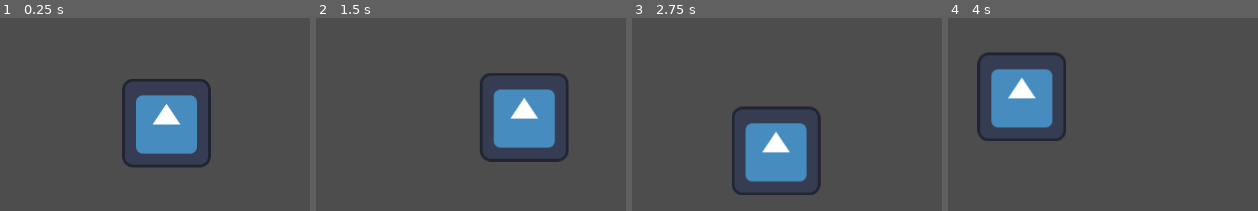
Above: before the commit, frames 1-4 (left to right).
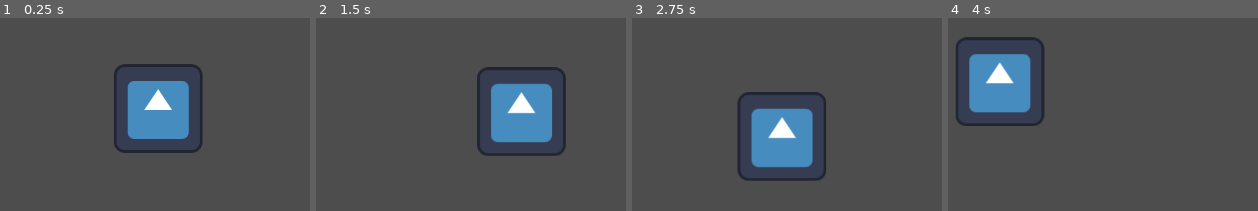
Above: after the commit, the same moments.

Repository: Bloopskidoodle/beegame
Game: Godot game, scene res://Test_Game.tscn
Same seed, same stepped clock (60 frames per second), same inputs: the game is played once before the commit and once after it. The engine's default icon, where the game draws it, is replaced by a stand-in: a white triangle on a blue panel in a dark square.
Inputs (mouse positions are in pixels of both pictures, inside the frame that each line leads up to):
- Up to frame 1 (0.25 s): no input
- Up to frame 2 (1.5 s): tap Enter at 0.5 s; move the mouse to (outside the picture) at 0.52 s; hold D (move_right) 0.53-1.28 s; tap Space at 1.25 s; move the mouse to (322, 147) at 1.27 s; hold S (move_down) from 1.28 s (still down)
- Up to frame 3 (2.75 s): tap Enter at 2 s; move the mouse to (876, 25) at 2.02 s; release S (move_down) at 2.03 s; hold D (move_right) from 2.03 s (still down)
- Up to frame 4 (4 s): move the mouse to (outside the picture) at 2.77 s; release D (move_right) at 2.78 s; hold W (move_up) 2.78-3.53 s; tap Space at 3.5 s; move the mouse to (outside the picture) at 3.52 s; hold A (move_left) from 3.53 s (still down)

The runs differ from the first frame. In frame 1, 7.9% of the frame differs, in the area x 36-69%, y 23-78%; in frame 2, 5.1%; in frame 3, 7.8%; in frame 4, 9.8%, in the area x 2-39%, y 9-64%.

Commit message:
Update Test_Game.tscn

Diff:
--- a/Test_Game.tscn
+++ b/Test_Game.tscn
@@ -1,11 +1,11 @@
 [gd_scene load_steps=3 format=3 uid="uid://7xxjabhfkahu"]
 
-[ext_resource type="PackedScene" uid="uid://bbjv8y254fynb" path="res://character.tscn" id="1_aq13s"]
+[ext_resource type="PackedScene" uid="uid://b2rm4tmnv50bp" path="res://player.tscn" id="1_liw1t"]
 [ext_resource type="PackedScene" uid="uid://bn7dqyt6wene8" path="res://DynamicCamera.tscn" id="2_r15pv"]
 
 [node name="Test_Game" type="Node2D"]
 
-[node name="Node2D" parent="." instance=ExtResource("1_aq13s")]
+[node name="Player" parent="." instance=ExtResource("1_liw1t")]
+
+[node name="Dynamic Camera" parent="Player" instance=ExtResource("2_r15pv")]
 position = Vector2(12, 23)
-
-[node name="Dynamic Camera" parent="Node2D" instance=ExtResource("2_r15pv")]
